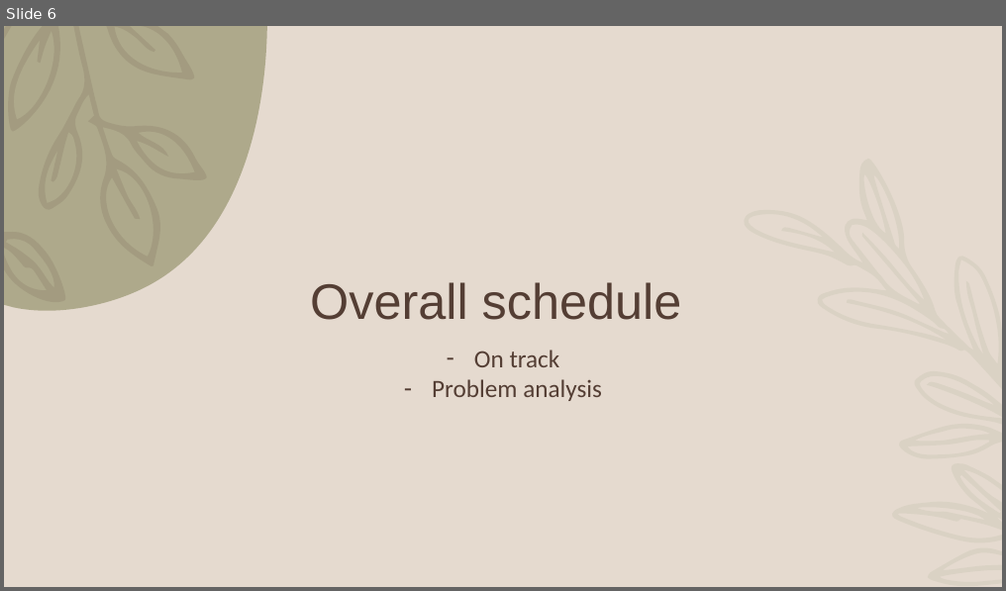
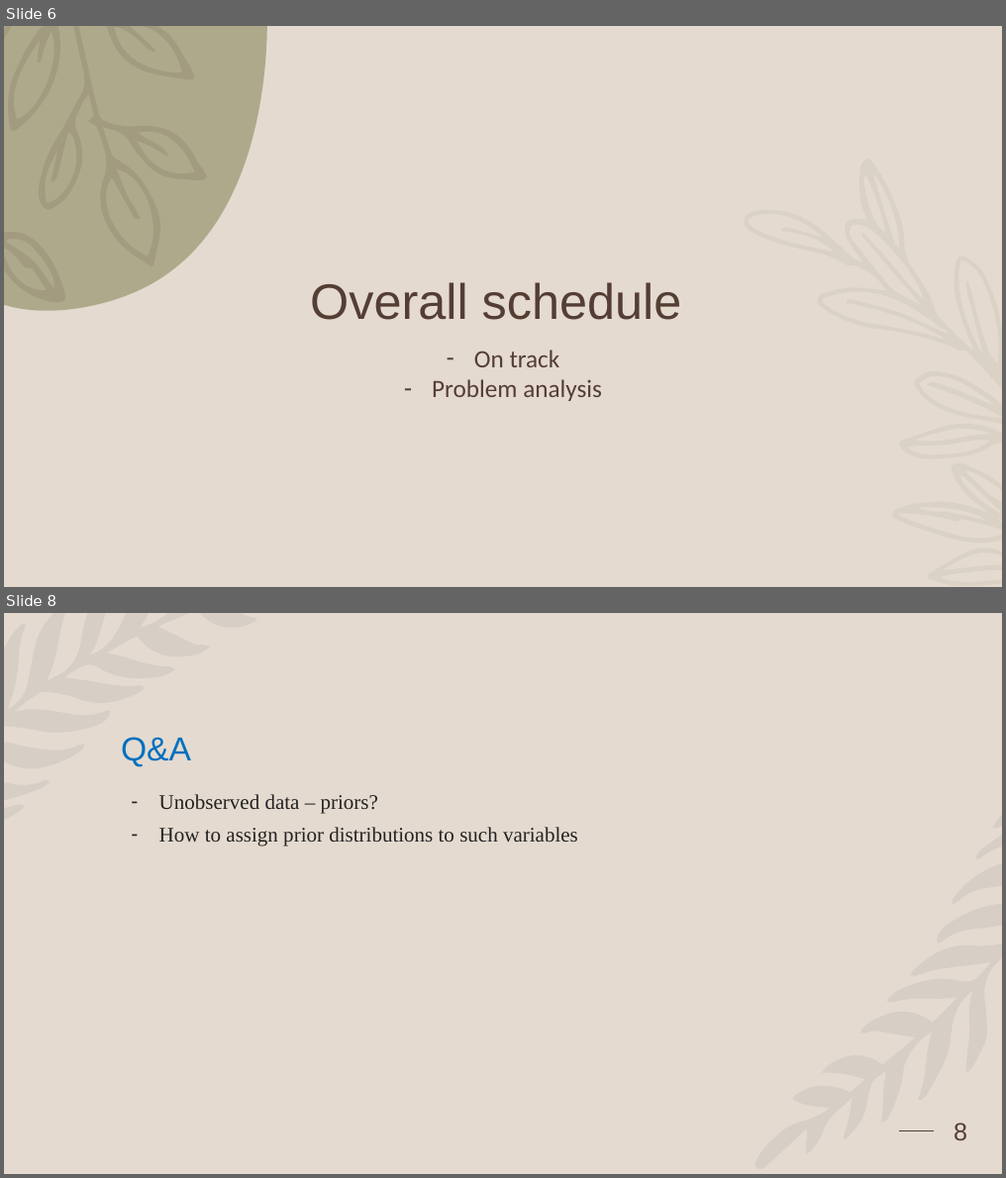
Before and after one commit to GraceWangui/bayesian-causal-analysis, a slide deck: Presentations/MSC DISSERTATION Presentations.pptx. Shown one above the other, each under a label of ours: slide 6 before the commit, slides 6 and 8 after it; the slides between them are not shown. The pictures are 1006x591 and 1006x1178 pixels, drawn with LibreOffice and Linux fonts; fonts in the diff are those of the drawing; background and template pictures are left out. Boxes give left, top, right and bottom in pixels: in the first picture for what was removed or moved away, otherwise in the second. Text is boxed around its words. In the diff, an @@ line names an element or a change of style, - is before the commit and + after.

```diff
--- a/Presentations/MSC DISSERTATION Presentations.pptx
+++ b/Presentations/MSC DISSERTATION Presentations.pptx
@@ slide 8 added at [4, 613, 1002, 1174], background #E5DACF @@
@@ freeform shape added at [4, 613, 257, 820], fill #5D6A76 at 10% opacity @@
@@ title added at [121, 737, 191, 767], 32 pt, text #0070C0 @@
+Q&A
@@ text added at [159, 794, 578, 847], 20 pt, text #222222 @@
+– Unobserved data – priors?
+– How to assign prior distributions to such variables
@@ freeform shape added at [754, 814, 1002, 1170], fill #5D6A76 at 10% opacity @@
@@ line added from (899, 1131) to (934, 1131), #543E34 1.25 pt @@
@@ page number added at [953, 1123, 967, 1141], 24 pt, text #543E34 @@
+8
```
Also in this commit, not shown: 3 slides changed, 4 other slides added, 5 slides removed, 7 other files.
